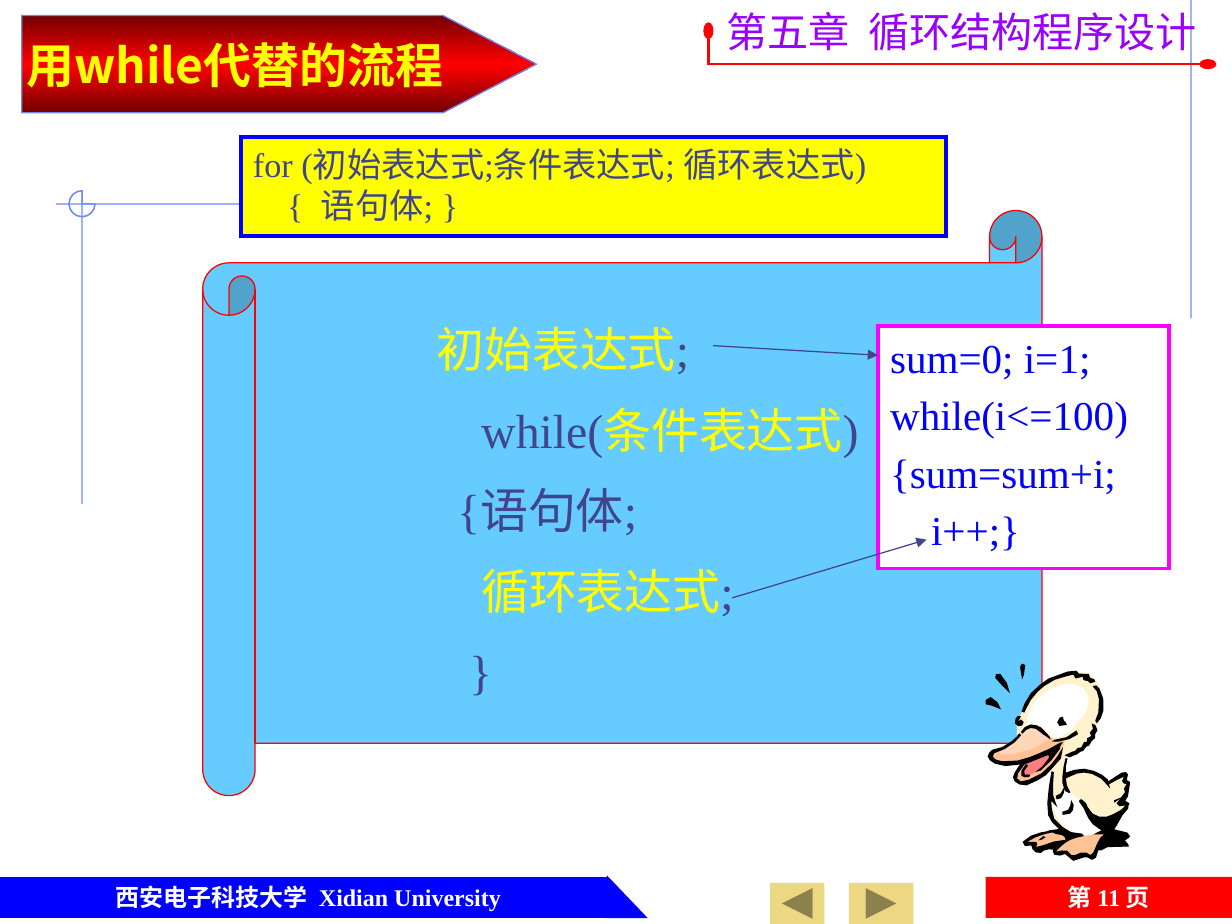
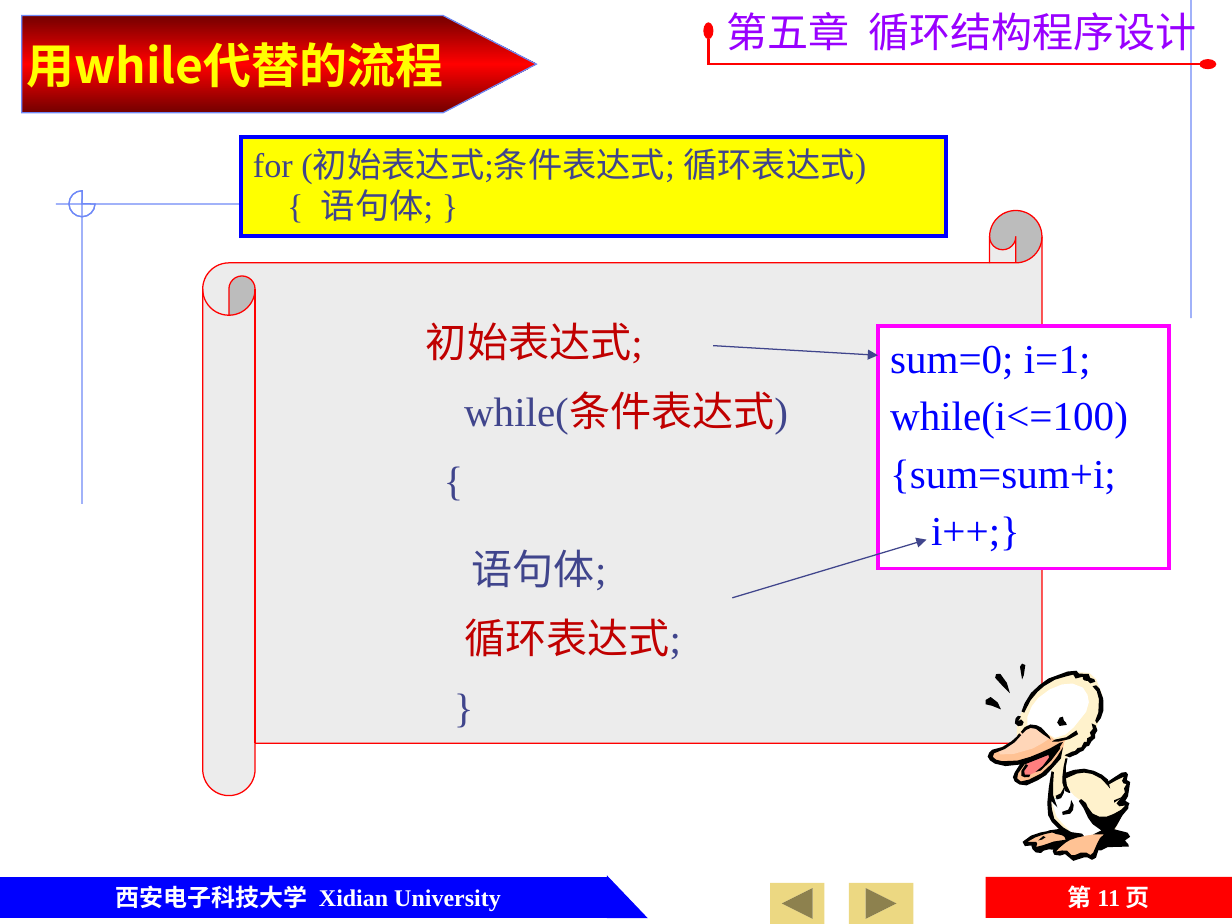
Before and after one commit to jtrfid/C-Repositories, a slide deck: slide 11 of 2016/C语言/课件/第5章 循环结构程序设计.pptx. Drawn at 1232x924 pixels with LibreOffice and Linux fonts; fonts in the diff are those of the drawing; background and template pictures are left out. Boxes give left, top, right and bottom in pixels: in the first picture for what was removed or moved away, otherwise in the second. Text is boxed around its words. In the diff, an @@ line names an element or a change of style, - is before the commit and + after.

```diff
--- a/2016/C语言/课件/第5章 循环结构程序设计.pptx
+++ b/2016/C语言/课件/第5章 循环结构程序设计.pptx
@@ horizontal scroll at [203,211,1042,796]: fill #66CCFF to #ECECEC @@
@@ text at [426,322,788,659]: text changed; size 28 to 24 pt; text colour #FFFF00 to #C00000 @@
-初始表达式;
-while(条件表达式)
-{语句体;
-循环表达式;
-}
+初始表达式;
+while(条件表达式)
+{
+语句体;
+循环表达式;
+}
```
Also in this commit, not shown: 8 other slides changed.
